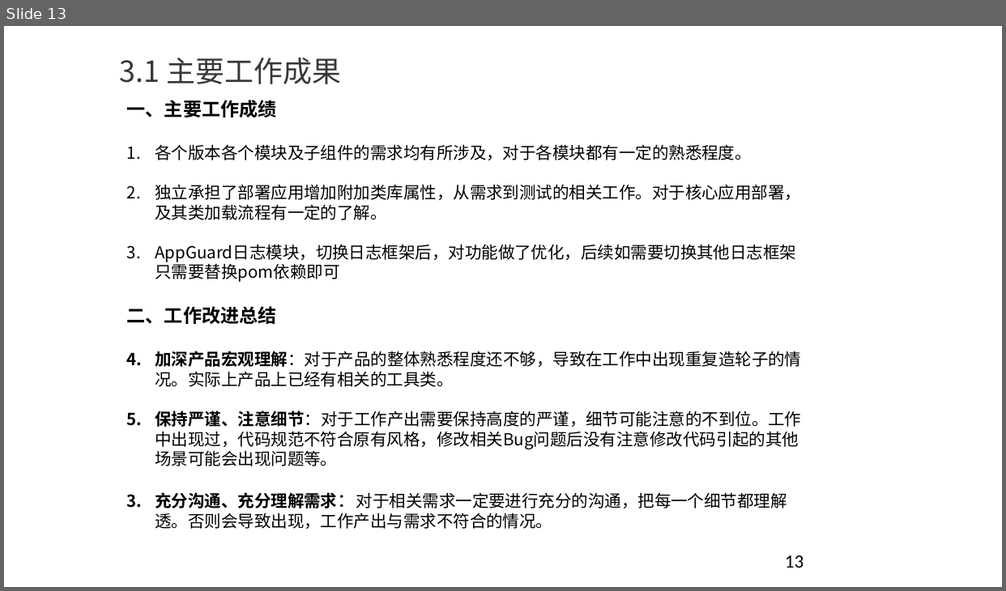
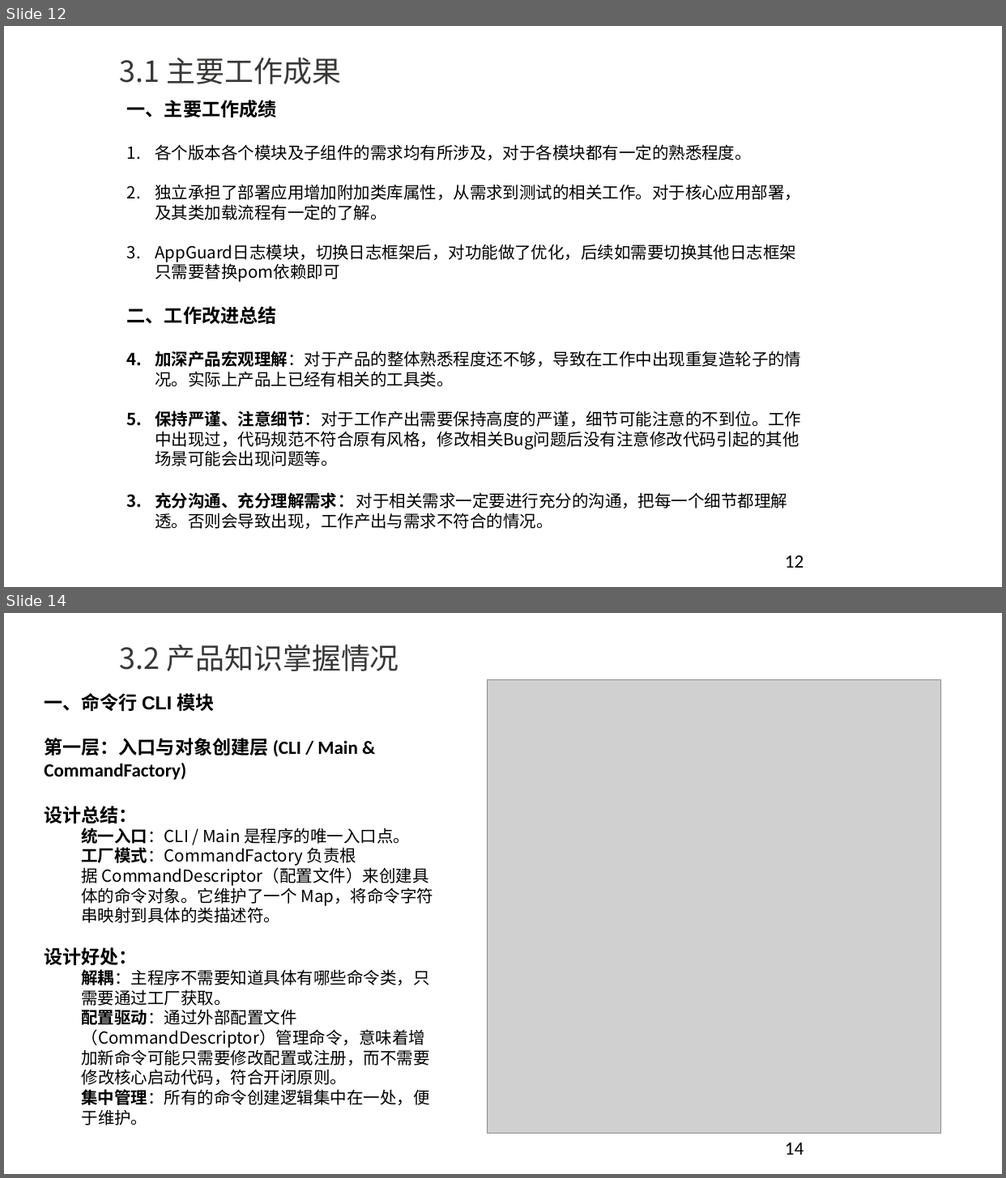
Before and after one commit to YouYouYouYouChe/Documents, a slide deck: 任职资格评审ppt-李世龙.pptx. Shown one above the other, each under a label of ours: slide 13 before the commit, slides 12 and 14 after it; the slides between them are not shown. The pictures are 1006x591 and 1006x1178 pixels, drawn with LibreOffice and Linux fonts; fonts in the diff are those of the drawing; grey boxes stand for pictures; background and template pictures are left out. Boxes give left, top, right and bottom in pixels: in the first picture for what was removed or moved away, otherwise in the second. Text is boxed around its words. In the diff, an @@ line names an element or a change of style, - is before the commit and + after.

```diff
--- a/任职资格评审ppt-李世龙.pptx
+++ b/任职资格评审ppt-李世龙.pptx
@@ slide 14 added at box(4, 613, 1002, 1174), background #FFFFFF @@
@@ title added at box(120, 645, 399, 671), 28 pt, text #383736 @@
+3.2 产品知识掌握情况
@@ picture added at box(487, 679, 940, 1133) @@
@@ text added at box(44, 693, 433, 1126), 16 pt, text #000000 @@
+一、命令行 CLI 模块
+第一层：入口与对象创建层 (CLI / Main & CommandFactory)
+设计总结：
+  统一入口：CLI / Main 是程序的唯一入口点。
+  工厂模式：CommandFactory 负责根据 CommandDescriptor（配置文件）来创建具体的命令对象。它维护了一个 Map，将命令字符串映射到具体的类描述符。
+设计好处：
+  解耦：主程序不需要知道具体有哪些命令类，只需要通过工厂获取。
+  配置驱动：通过外部配置文件（CommandDescriptor）管理命令，意味着增加新命令可能只需要修改配置或注册，而不需要修改核心启动代码，符合开闭原则。
+  集中管理：所有的命令创建逻辑集中在一处，便于维护。
@@ page number added at box(785, 1143, 803, 1155), 18 pt, text #000000 @@
+14
@@ what was slide 13 is now slide 12 @@
@@ page number at box(785, 556, 803, 568): text changed @@
-13
+12
```
Also in this commit, not shown: 13 other slides added, 2 slides removed.
